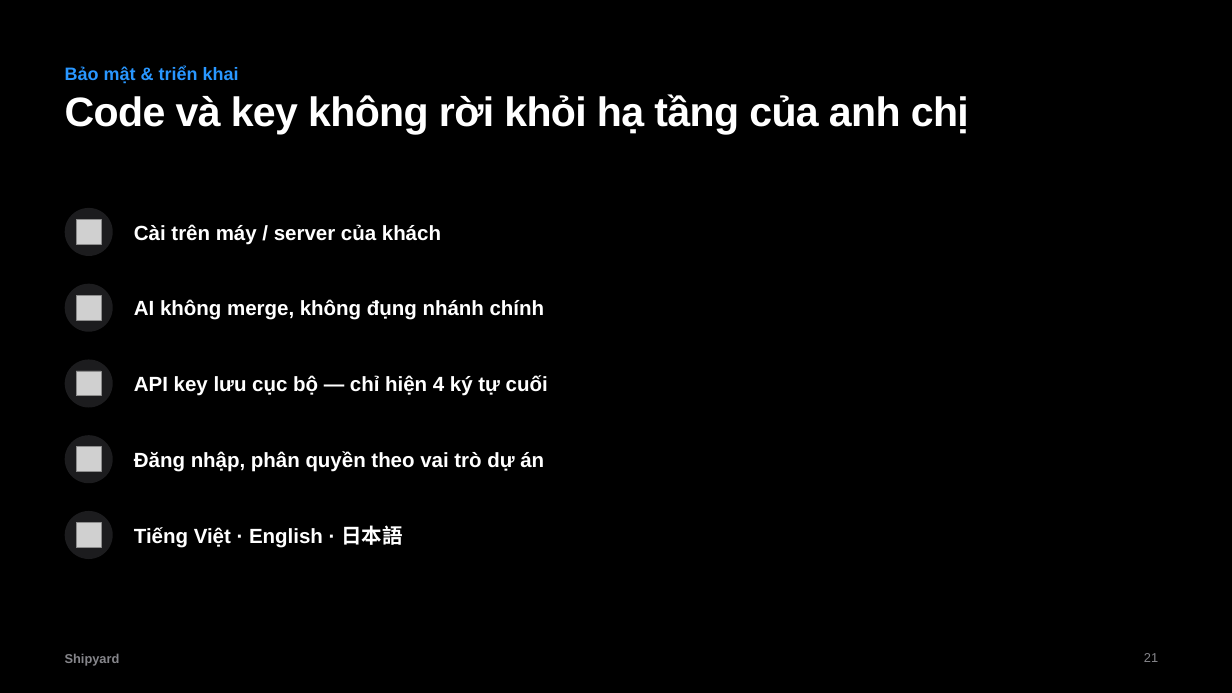
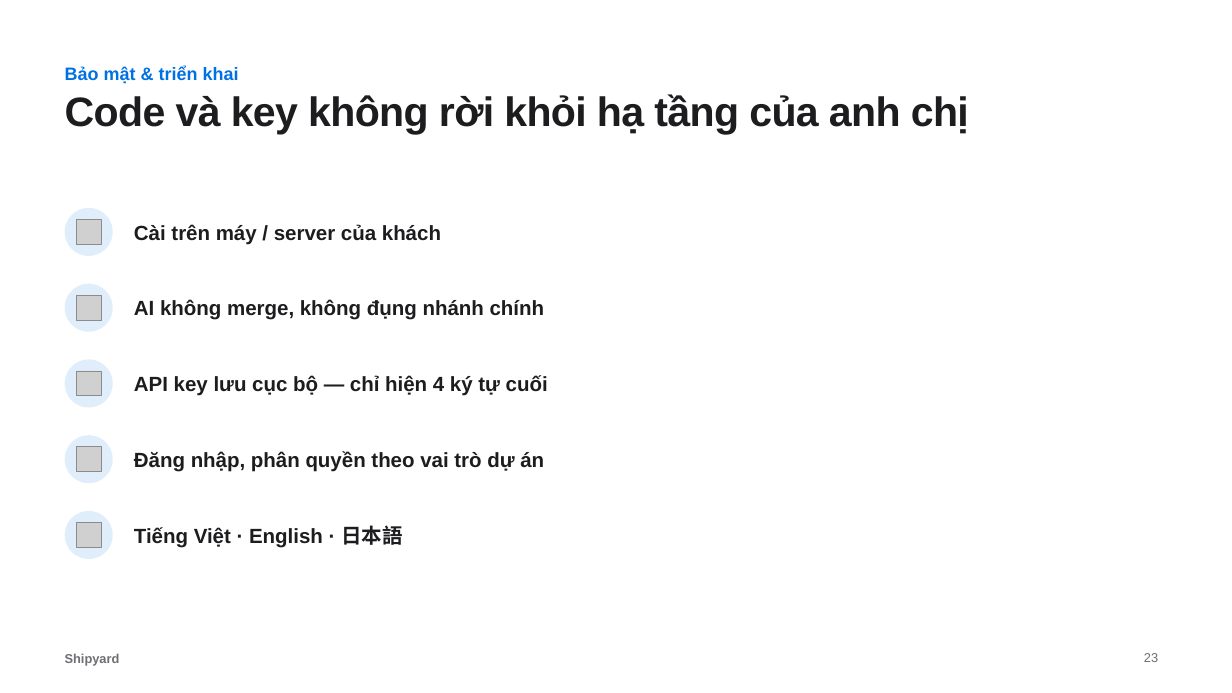
Before and after one commit to NTTIT1/shipyard-harness, a slide deck: slide 23 of docs/Shipyard-gioi-thieu.pptx (slide 21 before the commit). Drawn at 1232x693 pixels with LibreOffice and Linux fonts; fonts in the diff are those of the drawing; grey boxes stand for pictures. Boxes give left, top, right and bottom in pixels: in the first picture for what was removed or moved away, otherwise in the second. Text is boxed around its words. In the diff, an @@ line names an element or a change of style, - is before the commit and + after.

```diff
--- a/docs/Shipyard-gioi-thieu.pptx
+++ b/docs/Shipyard-gioi-thieu.pptx
@@ background #000000 to #FFFFFF @@
@@ text "Bảo mật & triển khai" at [65, 66, 239, 84]: text colour #2997FF to #0071E3 @@
@@ fill #1C1C1E to #0071E3 at 12% opacity in 5 elements at [65, 208, 113, 256], [65, 284, 113, 332], [65, 360, 113, 408], [65, 435, 113, 483], [65, 511, 113, 559] @@
@@ text colour #FFFFFF to #1D1D1F in 6 elements at [65, 94, 969, 134], [134, 224, 441, 245], [134, 299, 545, 320], [134, 375, 548, 396], [134, 451, 544, 472], [134, 525, 402, 548] @@
@@ text "Shipyard" at [65, 654, 120, 666]: text colour #86868B to #6E6E73 @@
@@ page number at [1144, 653, 1158, 662]: text changed; text colour #86868B to #6E6E73 @@
-21
+23
```
Also in this commit, not shown: 3 other slides changed, 2 slides added, 1 other file.
